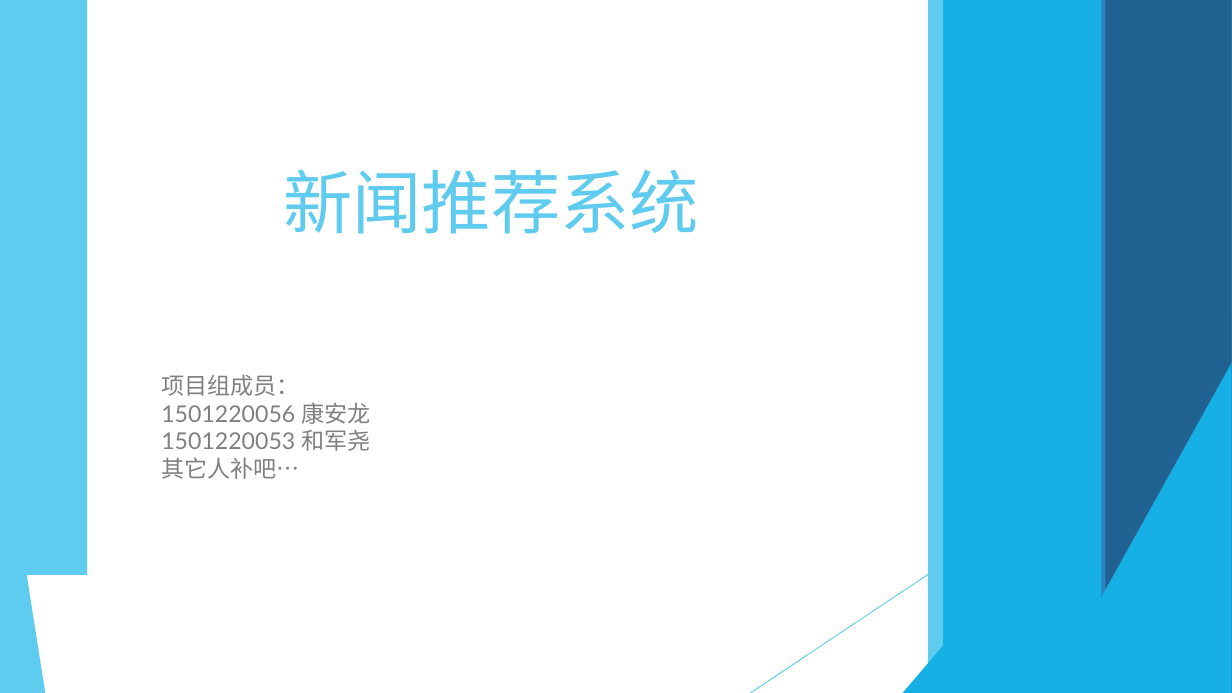
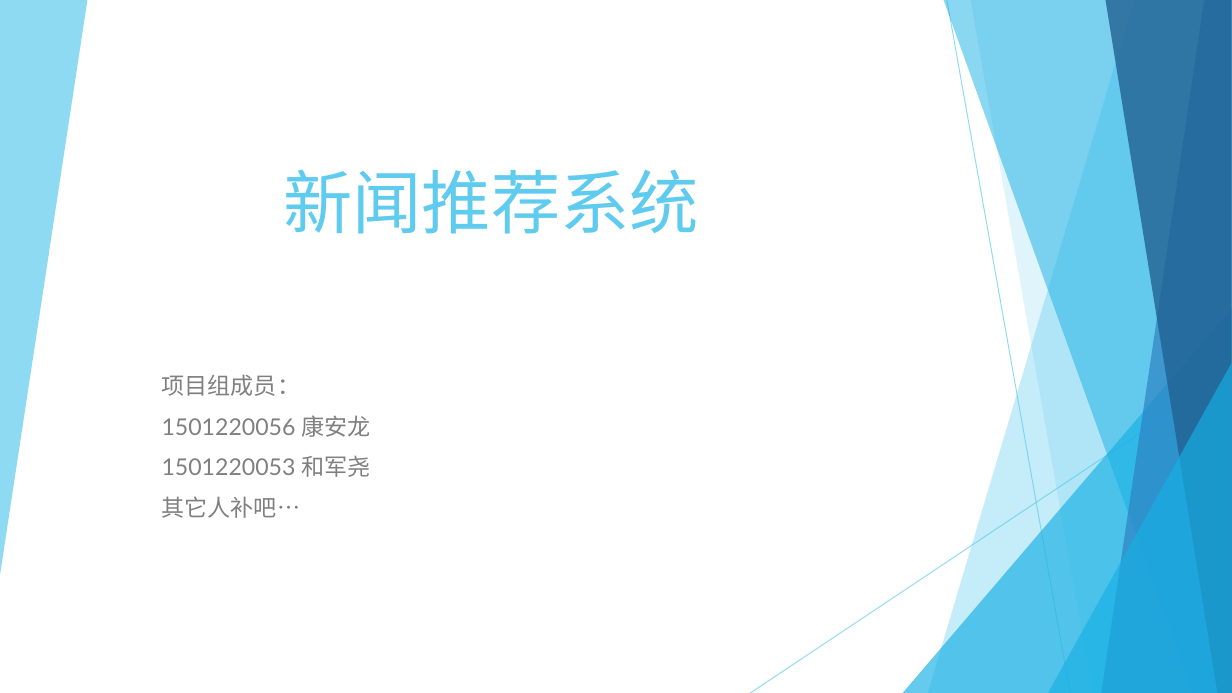
Before and after one commit to hejy12/newsRecommender, a slide deck: slide 1 of 新闻推荐系统.pptx. Drawn at 1232x693 pixels with LibreOffice and Linux fonts; fonts in the diff are those of the drawing. Boxes give left, top, right and bottom in pixels: in the first picture for what was removed or moved away, otherwise in the second. Text is boxed around its words. In the diff, an @@ line names an element or a change of style, - is before the commit and + after.

```diff
--- a/新闻推荐系统.pptx
+++ b/新闻推荐系统.pptx
@@ rectangle removed at [0,0,87,575] @@
@@ rectangle removed at [928,0,1232,693] @@
@@ rectangle removed at [944,0,1232,693] @@
@@ line (947, 0) - (1070, 693): stroke #5FCBEF 0.74 pt to #5FCBEF 0.75 pt @@
@@ rectangle removed at [970,0,1232,693] @@
@@ rectangle removed at [1102,0,1232,693] @@
@@ rectangle removed at [1105,0,1232,693] @@
@@ group added at [0,0,1232,693]: 6 freeform shapes @@
@@ triangle at [903,308,1232,693]: fill #17B0E4 to #17B0E4 at 66% opacity @@
@@ subtitle "项目组成员：" at [162,374,370,518]: more space between paragraphs @@
@@ line (1232, 372) - (750, 693): stroke #5FCBEF 0.74 pt to #5FCBEF 0.75 pt @@
@@ triangle at [1048,363,1232,693]: fill #17B0E4 to #17B0E4 at 66% opacity @@
@@ triangle removed at [0,406,45,693] @@
```
Also in this commit, not shown: 21 other slides changed.
